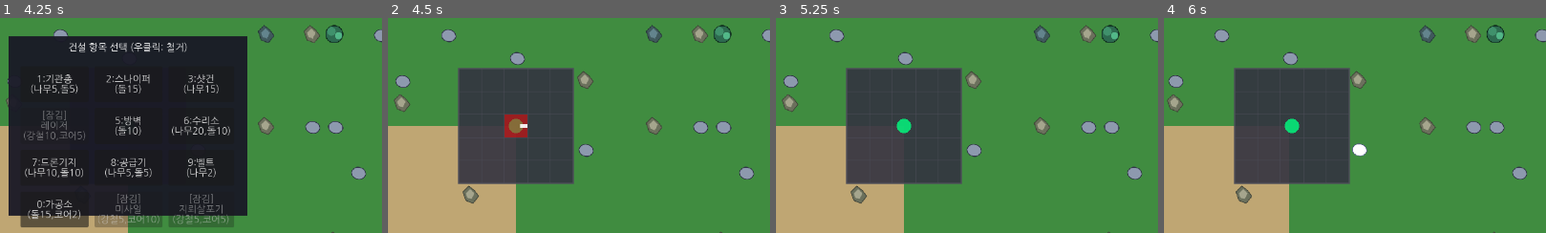
Above: before the commit, frames 1-4 (left to right).
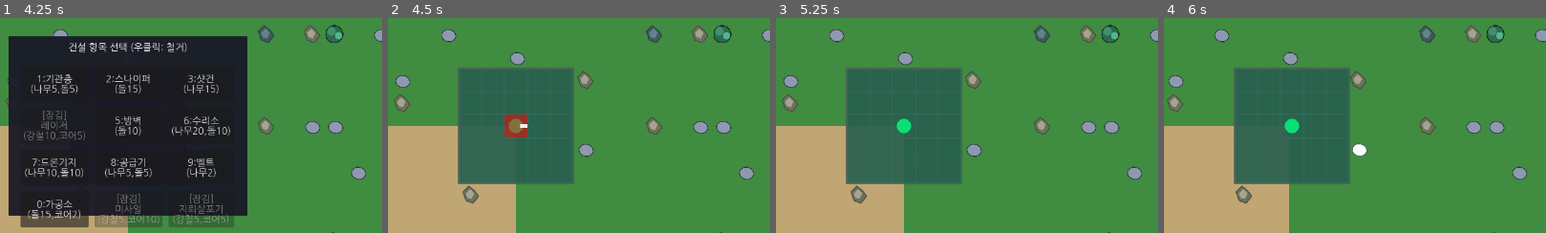
Above: after the commit, the same moments.

Repository: krWebfirewood/nomad-factory
Game: Godot game, scene res://scenes/title_screen.tscn
Same seed, same stepped clock (60 frames per second), same inputs: the game is played once before the commit and once after it.
Inputs (mouse positions are % of the whole screen's width and height, from its top left):
- Up to frame 1 (4.25 s): click "GAME START" at 0.5 s; click "건설" at 1.25 s; click "대쉬 [Shift]" at 2 s; click "▲" at 2.75 s; click "▼" at 3.5 s
- Up to frame 2 (4.5 s): click "1:기관총 (나무5,돌5)" at 4.25 s
- Up to frame 3 (5.25 s): click "회전" at 5 s
- Up to frame 4 (6 s): tap Enter at 5.75 s; move the mouse to (72, 45) at 5.77 s; hold Right (ui_right) from 5.78 s (still down); hold Shift from 5.78 s (still down); click (72, 45) at 5.92 s
The pictures show only the part of the screen within x 33-83%, y 25-75%; the shares and areas given below are measured in that part.

Frame 1 is identical in both runs. In frame 2, 15% of the frame differs, in the area x 18-49%, y 23-77%; in frame 3, 16%; in frame 4, 16%.

Commit message:
Add visual grid highlights for building placement constraints

Diff:
--- a/scripts/player.gd
+++ b/scripts/player.gd
@@ -224,6 +224,36 @@
 
 	# 중앙 코어(넥서스 엔진) 그리기
 	draw_circle(Vector2(0, 0), 20, Color(0.0, 1.0, 0.5, 0.8))
+
+	# 건설 모드 시 설치 가능 구역 하이라이트 표시
+	if build_type != 0 or is_instance_valid(moving_building):
+		var check_type = build_type
+		if build_type == -1 and is_instance_valid(moving_building):
+			check_type = moving_building.get_meta("build_type_id") if moving_building.has_meta("build_type_id") else 1
+
+		var is_internal = (check_type >= 1 and check_type <= 4) or (check_type >= 8 and check_type <= 11)
+		var is_external = (check_type >= 5 and check_type <= 7)
+		var max_grid = 2
+
+		for i in range(-max_grid - 1, max_grid + 2):
+			for j in range(-max_grid - 1, max_grid + 2):
+				var g_pos = Vector2i(i, j)
+				var is_inside = abs(i) <= max_grid and abs(j) <= max_grid
+				var is_outer_ring = max(abs(i), abs(j)) == max_grid + 1
+
+				var can_build = false
+				if is_internal and is_inside: can_build = true
+				elif is_external and is_outer_ring: can_build = true
+
+				if can_build:
+					var tile_rect = Rect2(i * 64 - 32, j * 64 - 32, 64, 64)
+					if floor_grids[current_floor].has(g_pos):
+						draw_rect(tile_rect, Color(1.0, 0.0, 0.0, 0.2)) # 이미 점유됨 (빨강)
+					else:
+						draw_rect(tile_rect, Color(0.0, 1.0, 0.5, 0.2)) # 설치 가능 (초록/파랑)
+				elif is_external and is_inside:
+					var tile_rect = Rect2(i * 64 - 32, j * 64 - 32, 64, 64)
+					draw_rect(tile_rect, Color(1.0, 0.0, 0.0, 0.1)) # 외부 전용인데 내부일 때 불가 표시
 
 func _setup_ui():
 	ui_canvas = CanvasLayer.new()
@@ -664,6 +694,10 @@
 	get_tree().change_scene_to_file("res://scenes/title_screen.tscn")
 
 func _process(delta):
+	if is_dead: return
+
+	queue_redraw()
+
 	if get_tree().paused: return
 
 	if orbital_cooldown > 0:
